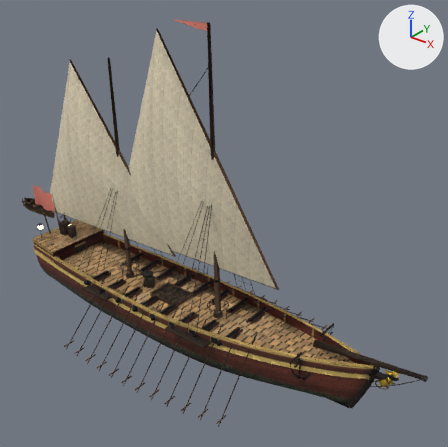
Before and after pictures for a commit that changed the glTF model public/models/ships/galeoth.glb.
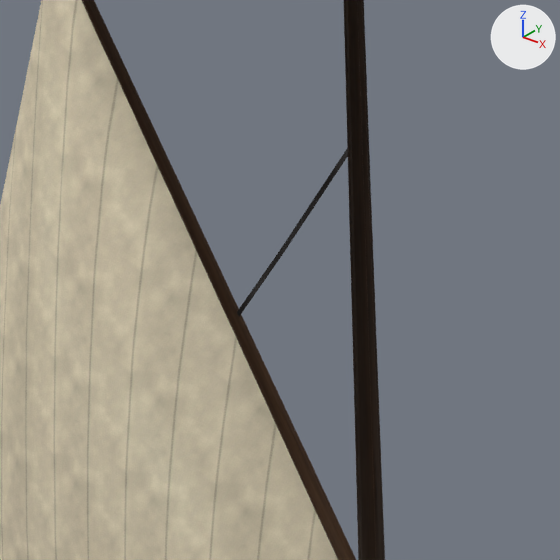
The first picture shows the older version from a camera (50 mm lens) standing at (26.7, -28.5, 26.9) and looking at (2.8, 1.4, 8.3). The close-ups show the older and then the newer version on the part from 33% to 55% of the width and 9% to 31% of the height of that picture. Only the edits that show in the close-ups are written down. The lights are fixed; the arrows at upper right show +X, +Y and +Z. Where no turn or scale is listed for an object, it has been applied to the vertices. Vertices at exactly the same position are counted once.

In view in the first close-up: 'LOD0_Wood', 'LOD0_m0_AftSail', 'LOD0_m0_AftYards', 'LOD1_Wood', 'LOD1_m0_AftSail', 'LOD1_m0_AftYards', 'LOD2_Wood', 'LOD2_m0_AftYards'.
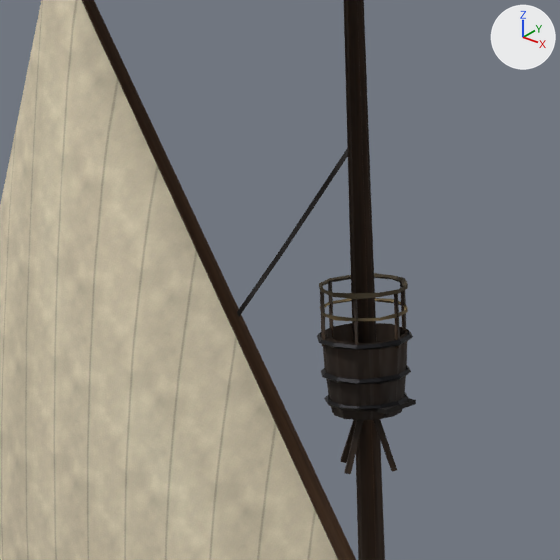
What changed in the scene script:
```text
Change me_lod0_body:
    remove me_lod0_body.from_pydata(...)  # 4632 vertices, 7326 faces; spans x -14.6..16.9, y -3.8..3.8, z -1.6..9.7
    add me_lod0_body.from_pydata(...)  # 4808 vertices, 7650 faces; spans x -14.6..16.9, y -3.8..3.8, z -1.6..17.2
    me_lod0_body part 1: a new loose piece, a box spanning x 2.891..3.391, y -0.25..0.25, z 16.469..16.516, in mat_galeoth_atlas
    me_lod0_body part 2: a new loose piece of 48 vertices spanning x 2.5..3.4, y -0.5..0.5, z 16.5, in mat_galeoth_atlas
    me_lod0_body part 3: a new loose piece of 48 vertices spanning x 2.4..3.4, y -0.5..0.5, z 16.8, in mat_galeoth_atlas
    me_lod0_body part 4: a new loose piece of 48 vertices spanning x 2.4..3.4, y -0.5..0.5, z 17.1..17.2, in mat_galeoth_atlas
    other edits to the shape of me_lod0_body do not show in these pictures
Change me_lod0_wood:
    remove me_lod0_wood.from_pydata(...)  # 3845 vertices, 5760 faces; spans x -19.0..18.4, y -7.4..7.4, z -1.8..21.7
    add me_lod0_wood.from_pydata(...)  # 4348 vertices, 6476 faces; spans x -19.0..18.4, y -7.4..7.4, z -1.8..21.7
    me_lod0_wood part 5: the loose piece of 6 vertices spanning x -5.9..-5.7, y -0.7, z 8.5 is copied, and the copy is multiplied about its middle by the matrix ((-0.176, 0.19, 2.908), (-0.005, -2.914, 0.19), (2.915, 0.007, 0.176)), then moved by (9.2, 0.7, 8.9); it spans x 3.3..3.4, y 0.0, z 17.1..17.7
    me_lod0_wood part 6: the loose piece of 6 vertices spanning x -5.9..-5.7, y -0.7, z 8.5 is copied, and the copy is multiplied about its middle by the matrix ((-0.176, 0.0, 2.905), (0.0, -2.91, 0.0), (2.905, 0.0, 0.176)), then moved by (8.9, 0.3, 8.9); it spans x 3.1, y -0.4, z 17.1..17.7
    me_lod0_wood part 7: the loose piece of 6 vertices spanning x -5.9..-5.7, y -0.9, z 8.0..8.1 is copied, and the copy is multiplied about its middle by the matrix ((-0.165, 0.43, 2.467), (-0.014, -2.473, 0.43), (2.505, 0.015, 0.165)), then moved by (8.2, 0.9, 9.3); it spans x 2.4..2.5, y 0.0, z 17.1..17.7
    me_lod0_wood part 8: the loose piece of 6 vertices spanning x -5.9..-5.7, y 0.5, z 9.0 is copied, and the copy is multiplied about its middle by the matrix ((-0.193, -0.435, 3.74), (0.007, -3.745, -0.435), (3.765, -0.015, 0.193)), then moved by (8.9, -0.1, 8.4); it spans x 3.1, y 0.4, z 17.1..17.7
    me_lod0_wood part 9: the loose piece of 8 vertices spanning x 2.5..3.0, y 0.0..3.4, z 1.9..11.7 is copied, and the copy is scaled about its middle by (-0.467, -0.000219, -0.0625), then moved by (-0.1, -1.7, 9.3); it spans x 2.5..2.9, y 0.0, z 15.7..16.4
    me_lod0_wood part 10: the loose piece of 8 vertices spanning x 3.0..3.4, y 0.0..3.4, z 1.9..11.7 is copied, and the copy is scaled about its middle by (-0.914, -0.000219, -0.0607), then moved by (0.0, -1.7, 9.3); it spans x 3.0..3.3, y 0.0, z 15.8..16.4
    me_lod0_wood part 11: the loose piece of 8 vertices spanning x 2.5..3.0, y -3.4..0.0, z 1.9..11.7 is copied, and the copy is scaled about its middle by (0.0411, -0.0788, -0.0613), then moved by (0.2, 1.5, 9.3); it spans x 2.9..3.0, y -0.4..-0.1, z 15.7..16.4
    me_lod0_wood part 12: 137 vertices added at x 2.4..3.4, y -0.5..0.5, z 16.3..17.8
    other edits to the shape of me_lod0_wood do not show in these pictures
Change me_lod1_wood:
    remove me_lod1_wood.from_pydata(...)  # 398 vertices, 526 faces; spans x -14.6..18.3, y -3.2..3.2, z -1.8..21.7
    add me_lod1_wood.from_pydata(...)  # 470 vertices, 638 faces; spans x -14.6..18.3, y -3.2..3.2, z -1.8..21.7
    me_lod1_wood part 13: a new loose piece of 40 vertices spanning x 2.4..3.3, y -0.5..0.5, z 16.3..17.2, in mat_galeoth_wood
    other edits to the shape of me_lod1_wood do not show in these pictures
```

Boxes (x1, y1, x2, y2) around the edits, measured in the close-ups (560 x 560 px):
'LOD0_Wood', reshaped: before (237, 0, 385, 560); after (237, 0, 408, 560)
'LOD1_Wood', reshaped: before (344, 0, 384, 560); after (323, 0, 408, 560)
'LOD0_Body', reshaped (not visible before): after (317, 328, 416, 414)
part 1 of me_lod0_body, added: after (374, 398, 416, 414)
part 2 of me_lod0_body, added: after (324, 393, 409, 411)
part 3 of me_lod0_body, added: after (321, 366, 411, 384)
part 4 of me_lod0_body, added: after (317, 328, 413, 350)
part 5 of me_lod0_wood, added: after (394, 294, 400, 348)
part 6 of me_lod0_wood, added: after (353, 299, 359, 352)
part 7 of me_lod0_wood, added: after (328, 281, 333, 337)
part 8 of me_lod0_wood, added: after (400, 281, 406, 330)
part 9 of me_lod0_wood, added: after (341, 420, 355, 463)
part 10 of me_lod0_wood, added: after (373, 419, 397, 472)
part 11 of me_lod0_wood, added: after (344, 420, 364, 474)
part 12 of me_lod0_wood, added: after (319, 273, 408, 420)
part 13 of me_lod1_wood, added: after (323, 323, 408, 420)
